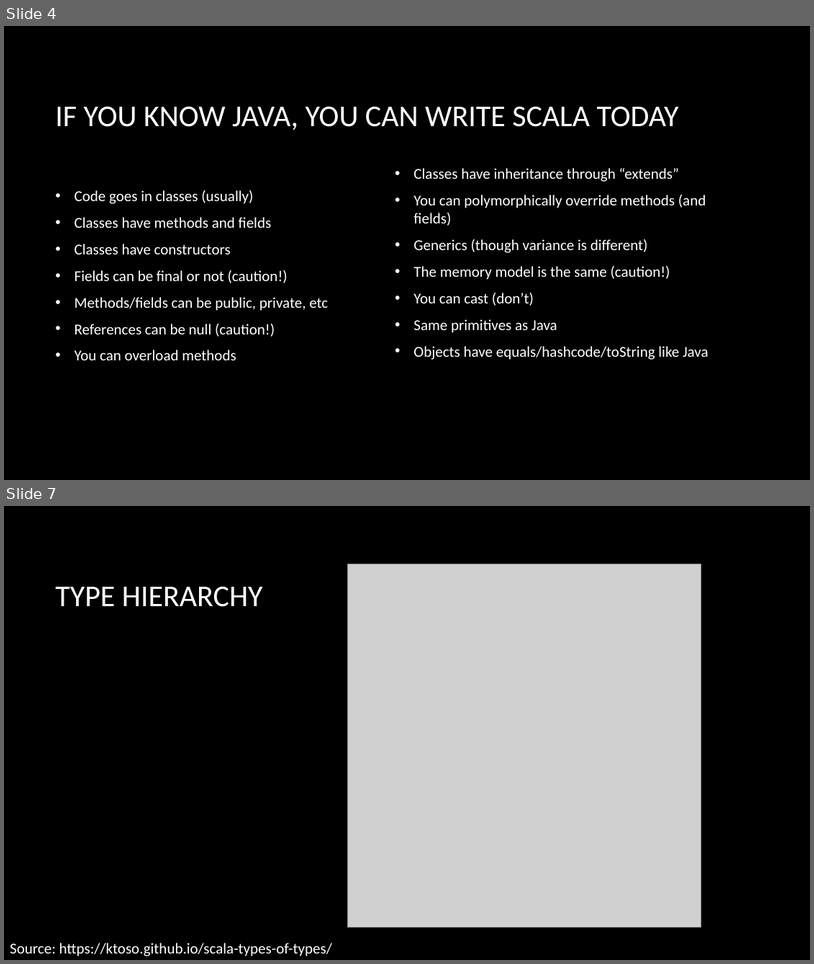
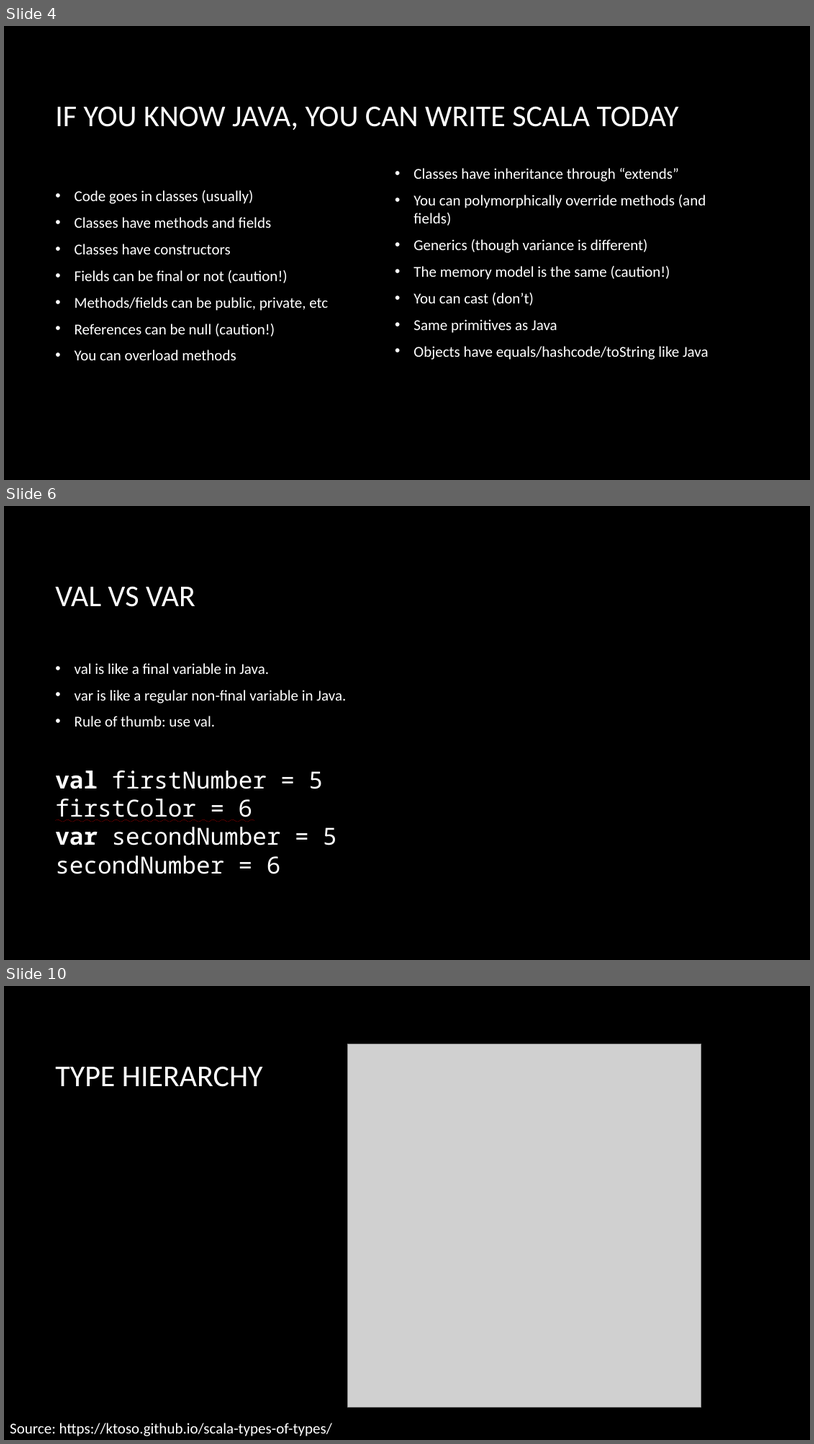
Before and after one commit to briangordon/scala-demo, a slide deck: scala-demo.pptx. Shown one above the other, each under a label of ours: slides 4 and 7 before the commit, slides 4, 6 and 10 after it; the slides between them are not shown. The pictures are 814x964 and 814x1444 pixels, drawn with LibreOffice and Linux fonts; fonts in the diff are those of the drawing; grey boxes stand for pictures; background and template pictures are left out. Boxes give left, top, right and bottom in pixels: in the first picture for what was removed or moved away, otherwise in the second. Text is boxed around its words. In the diff, an @@ line names an element or a change of style, - is before the commit and + after.

Commit message:
Updated for the second time I presented

```diff
--- a/scala-demo.pptx
+++ b/scala-demo.pptx
@@ slide 6 added at (x1=4, y1=506, x2=810, y2=960), background picture (left out) @@
@@ title added at (x1=55, y1=586, x2=196, y2=607), 36 pt, text #FFFFFF @@
+VAL VS VAR
@@ text added at (x1=55, y1=663, x2=346, y2=874), 18 pt, text #FFFFFF @@
+• val is like a final variable in Java.
+• var is like a regular non-final variable in Java.
+• Rule of thumb: use val.
+val firstNumber = 5
+firstColor = 6
+var secondNumber = 5
+secondNumber = 6
@@ what was slide 7 is now slide 10 @@
```
Also in this commit, not shown: 6 slides changed, 14 other slides added, 6 other files.
